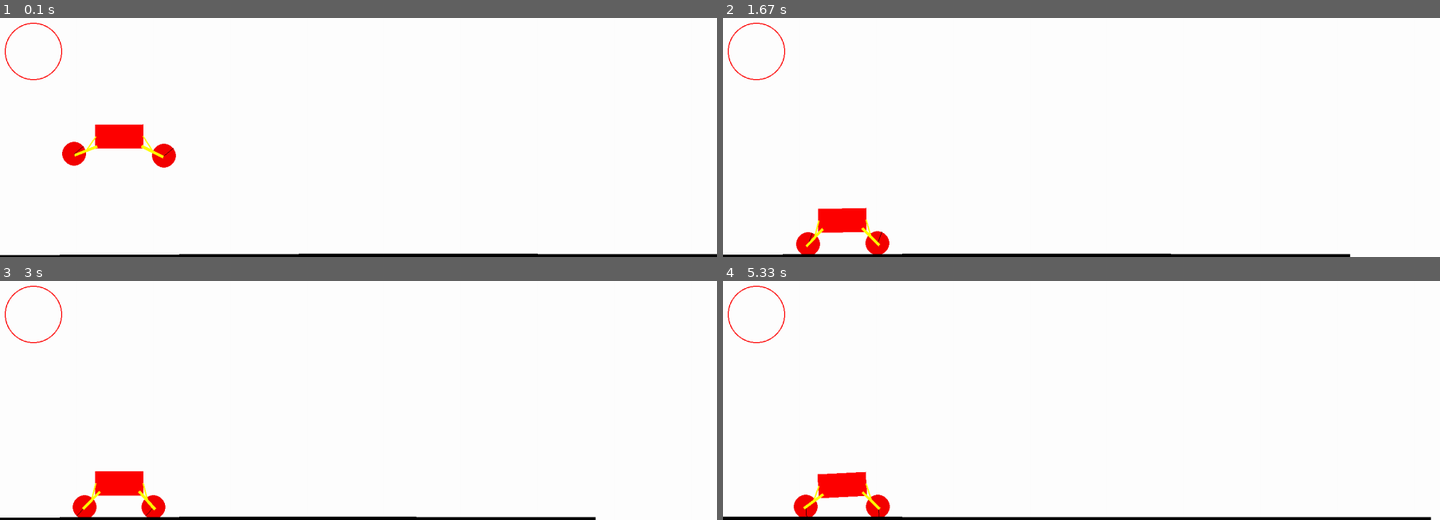
Above: before the commit, frames 1-4 (two rows, left to right).
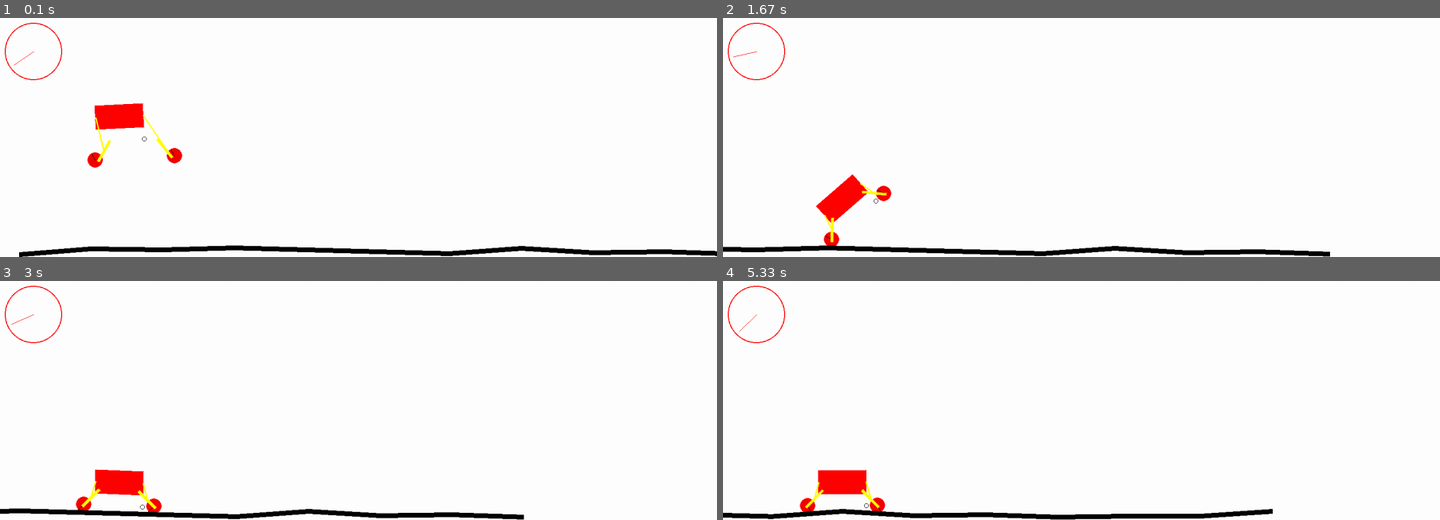
Above: after the commit, the same moments.

Repository: semboko/pygame-sandbox
Game: pygame game, started from main.py
Two runs of this game, one before a commit and one after it. Both use one fixed random seed, a clock stepped at 60 frames per second and the inputs below.
Inputs (mouse positions are in pixels of both pictures, inside the frame that each line leads up to):
- Up to frame 1 (0.1 s): no input
- Up to frame 2 (1.67 s): hold D 0.33-0.8 s; move the mouse to (1052, 147) at 0.37 s; hold D 0.83-1.3 s; hold A from 1.33 s (still down)
- Up to frame 3 (3 s): release A at 1.87 s; hold A 1.9-2.3 s; hold D 2.33-2.97 s
- Up to frame 4 (5.33 s): hold A 3-3.47 s; hold D 3.5-3.97 s; hold D 4-4.47 s; hold A 4.5-5.03 s; hold A from 5.07 s (still down)

The runs differ from the first frame. In frame 1, 5.2% of the frame differs, in the area x 0-100%, y 14-100%; in frame 2, 4.6%; in frame 3, 2.9%; in frame 4, 3.1%.

Commit message:
Added the pointer arrow to the speedometer

Diff:
--- a/scenes/carscene.py
+++ b/scenes/carscene.py
@@ -12,8 +12,8 @@
     def reset_scene(self):
         super().reset_scene()
         self.car = Car(250, 250, 100, 50, self.space)
-        self.floor = Terrain(0, self.display.get_width(), 0, 3, 2, self.space)
-        self.speedometer = Speedometer(70, 70, 0, 1000)
+        self.floor = Terrain(0, self.display.get_width(), 5, 20, 10, self.space)
+        self.speedometer = Speedometer(70, 70, 0, 3000)
         self.objects.extend((self.car, self.floor, self.speedometer))
 
     def update(self):
--- a/scenes/components/car.py
+++ b/scenes/components/car.py
@@ -36,7 +36,7 @@
             )
         )
         arm_x, arm_y = self.arm.body.position
-        self.wheel = Ball(arm_x + (arm_width / 2 + arm_height) * side, arm_y, arm_width // 2, space)
+        self.wheel = Ball(arm_x + (arm_width / 2 + arm_height) * side, arm_y, arm_width//3, space)
         self.wheel.shape.filter = cf
         self.wheel.shape.friction = 1
         space.add(pymunk.PivotJoint(self.arm.body, self.wheel.body, ((arm_width / 2 - arm_height) * side, 0), (0, 0)))
@@ -54,8 +54,9 @@
 class Car:
     def __init__(self, x: int, y: int, width: int, height: int, space: pymunk.Space) -> None:
         self.cf = pymunk.ShapeFilter(group=0b1)
-        self.car_body = Rect(x, y, width, height, space)
+        self.car_body = Rect(x, y, width, height, space, debug=True)
         self.car_body.body.mass = 500
+        self.car_body.body.center_of_gravity = (width/2, -height)
         self.car_body.shape.filter = self.cf
         self.front_suspension = Suspension(self.car_body.body, width, height, self.cf, 1, space)
         self.rear_suspension = Suspension(self.car_body.body, width, height, self.cf, -1, space)
@@ -63,7 +64,7 @@
         self.init_x = x
 
         space.add(pymunk.GearJoint(self.front_suspension.wheel.body, self.rear_suspension.wheel.body, 0, 1))
-        self.motor = pymunk.SimpleMotor(self.rear_suspension.wheel.body, self.rear_suspension.arm.body, -1)
+        self.motor = pymunk.SimpleMotor(self.front_suspension.wheel.body, self.rear_suspension.arm.body, -1)
         space.add(self.motor)
 
     def get_x_shift(self) -> float:
--- a/scenes/components/rect.py
+++ b/scenes/components/rect.py
@@ -9,9 +9,10 @@
 
 class Rect:
     def __init__(
-        self, x: int, y: int, width: int, height: int, space: pymunk.Space, color: Tuple[int, int, int] = (255, 0, 0)
+        self, x: int, y: int, width: int, height: int, space: pymunk.Space, color: Tuple[int, int, int] = (255, 0, 0), debug: bool = False
     ) -> None:
         self.color = color
+        self.debug = debug
         self.body = pymunk.Body()
         self.body.position = x, y
         verts = (
@@ -28,3 +29,10 @@
         h = display.get_height()
         verts = [convert(self.body.local_to_world(v) - camera_shift, h) for v in self.shape.get_vertices()]
         pygame.draw.polygon(display, self.color, verts)
+        if self.debug:
+            pygame.draw.circle(
+                display, (0, 0, 0),
+                convert(self.body.local_to_world(self.body.center_of_gravity) - camera_shift, h),
+                5,
+                1
+            )
--- a/scenes/components/speedometer.py
+++ b/scenes/components/speedometer.py
@@ -2,7 +2,7 @@
 import pygame
 from pygame.surface import Surface
 from pymunk import Vec2d
-from math import sin, cos
+from math import sin, cos, radians
 
 
 class Speedometer:
@@ -18,8 +18,12 @@
             speed = self.min_speed
         if speed > self.max_speed:
             speed = self.max_speed
-        self.speed = round(speed / (self.max_speed - self.min_speed), 2)
-        print(self.speed)
+        self.speed = round(speed / (self.max_speed - self.min_speed), 5)
 
     def render(self, display: Surface, camera_shift: Vec2d) -> None:
         pygame.draw.circle(display, (255, 0, 0), (self.x, self.y), self.r, 2)
+        angle = 270 * self.speed - 135
+        ir = self.r - 10
+        dx, dy = sin(radians(angle)) * ir, cos(radians(angle)) * ir
+        line_end = (self.x + dx, self.y - dy)
+        pygame.draw.line(display, (255, 0, 0), (self.x, self.y), line_end, 1)
